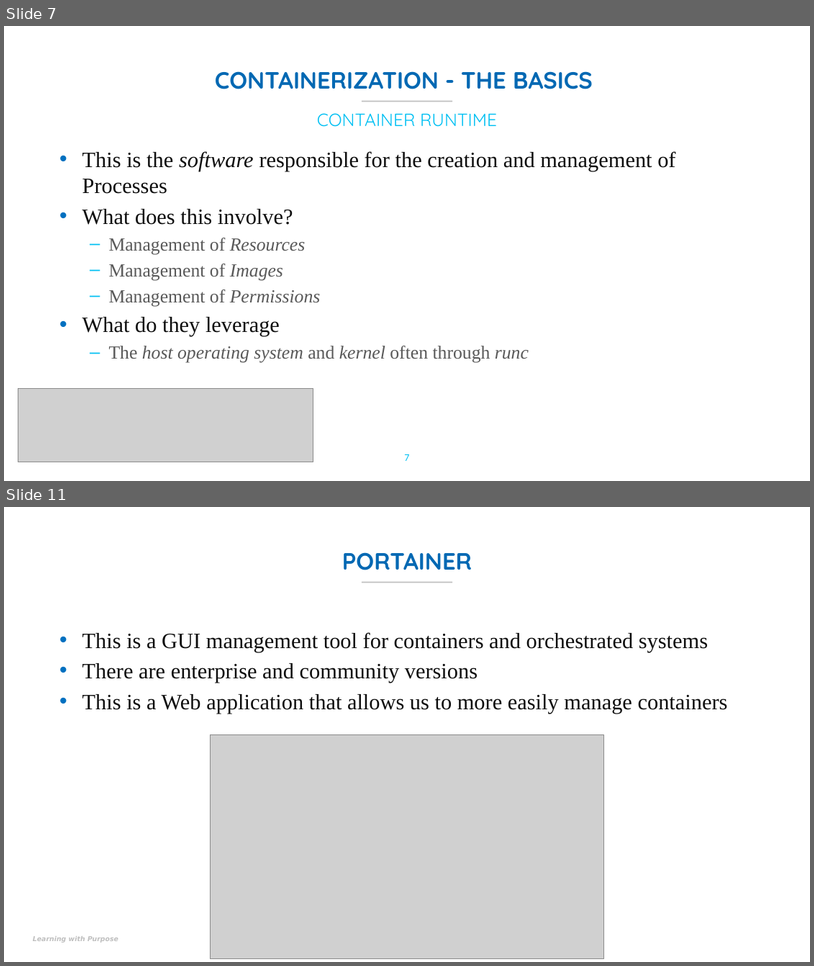
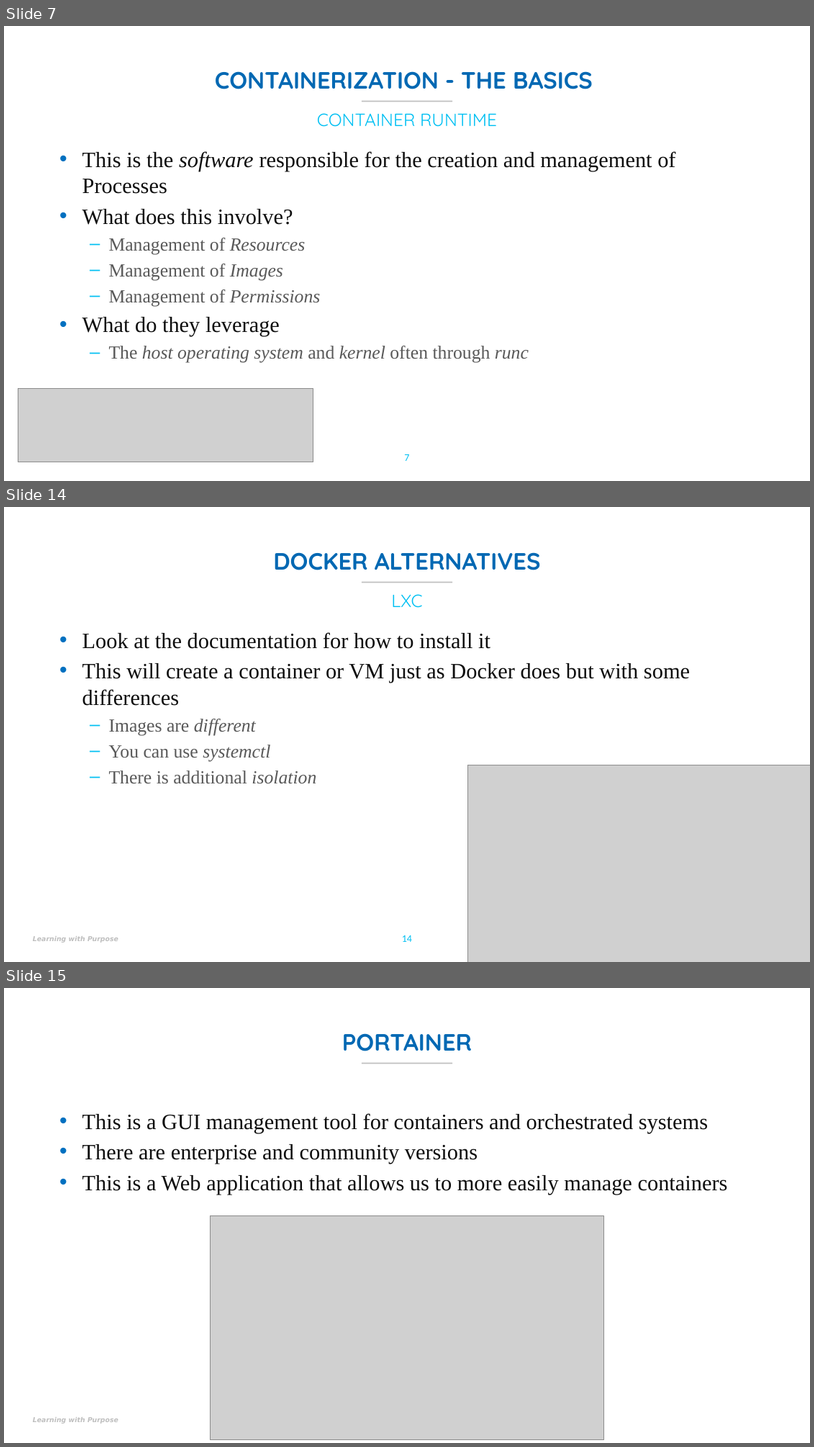
Before and after one commit to UMLCloudComputing/Docker, a slide deck: Slides/Docker-Panic-v1.pptx. Shown one above the other, each under a label of ours: slides 7 and 11 before the commit, slides 7, 14 and 15 after it; the slides between them are not shown. The pictures are 814x966 and 814x1447 pixels, drawn with LibreOffice and Linux fonts; fonts in the diff are those of the drawing; grey boxes stand for pictures; background and template pictures are left out. Boxes give left, top, right and bottom in pixels: in the first picture for what was removed or moved away, otherwise in the second. Text is boxed around its words. In the diff, an @@ line names an element or a change of style, - is before the commit and + after.

```diff
--- a/Slides/Docker-Panic-v1.pptx
+++ b/Slides/Docker-Panic-v1.pptx
@@ slide 14 added at <box>4,507,810,962</box>, background picture (left out); not listed: 2 template elements that a slide beside it also shows @@
@@ title added at <box>273,552,541,570</box>, 28 pt, text #0068B3, bold @@
+DOCKER ALTERNATIVES
@@ text added at <box>391,594,422,608</box>, 21 pt, text #00C0F3 @@
+LXC
@@ text added at <box>82,632,690,783</box>, 26 pt, text #0D0D0D @@
+• Look at the documentation for how to install it
+• This will create a container or VM just as Docker does but with some differences
+  – Images are different
+  – You can use systemctl
+  – There is additional isolation
@@ picture added at <box>468,765,810,962</box> @@
@@ page number added at <box>402,935,412,942</box>, 12 pt, text #00C0F3 @@
+14
@@ what was slide 11 is now slide 15 @@
```
Also in this commit, not shown: 4 slides changed, 3 other slides added, 1 other file.
